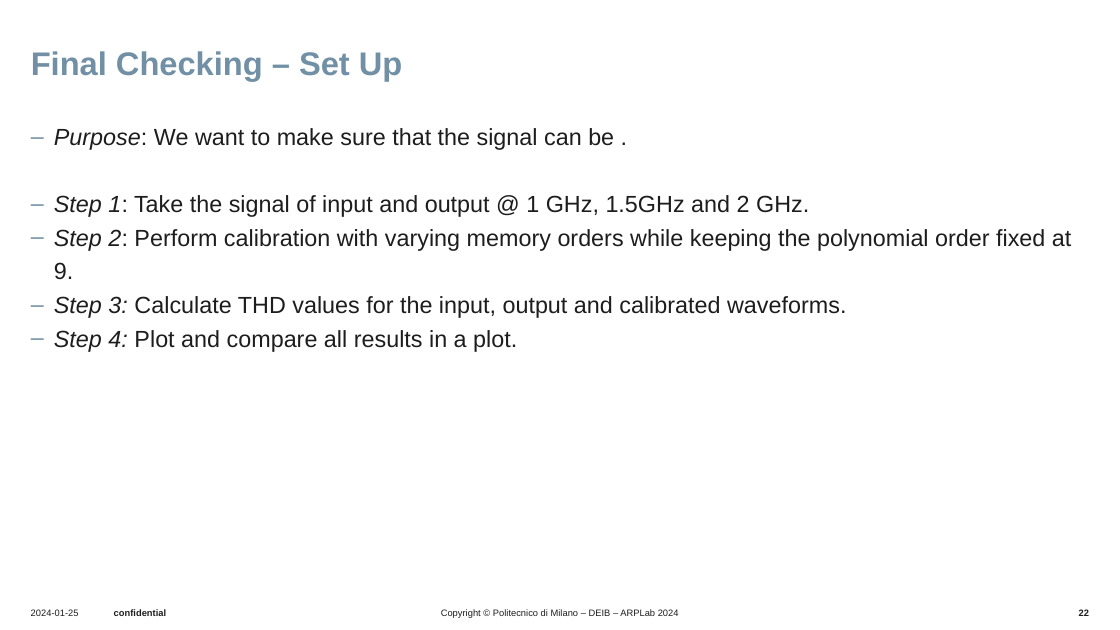
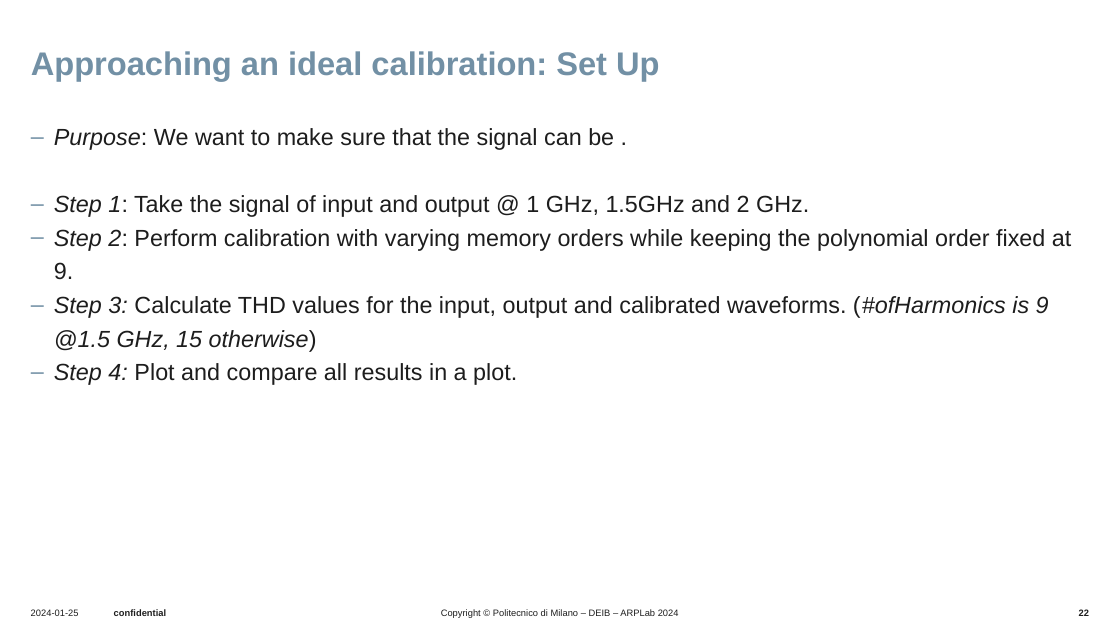
Before and after one commit to UseProxy305/thesisWork, a slide deck: slide 22 of Presentations/presentation5_4_sep/20250904_bi.pptx. Drawn at 1120x630 pixels with LibreOffice and Linux fonts; fonts in the diff are those of the drawing; background and template pictures are left out. Boxes give left, top, right and bottom in pixels: in the first picture for what was removed or moved away, otherwise in the second. Text is boxed around its words. In the diff, an @@ line names an element or a change of style, - is before the commit and + after.

```diff
--- a/Presentations/presentation5_4_sep/20250904_bi.pptx
+++ b/Presentations/presentation5_4_sep/20250904_bi.pptx
@@ title at [31,51,659,81]: text changed @@
-Final Checking – Set Up
+Approaching an ideal calibration: Set Up
@@ text at [54,296,1049,352]: text changed @@
-‒ Step 3: Calculate THD values for the input, output and calibrated waveforms.
+‒ Step 3: Calculate THD values for the input, output and calibrated waveforms. (#ofHarmonics is 9 @1.5 GHz, 15 otherwise)
```
Also in this commit, not shown: 2 other slides changed, 12 slides added, 9 other files.
